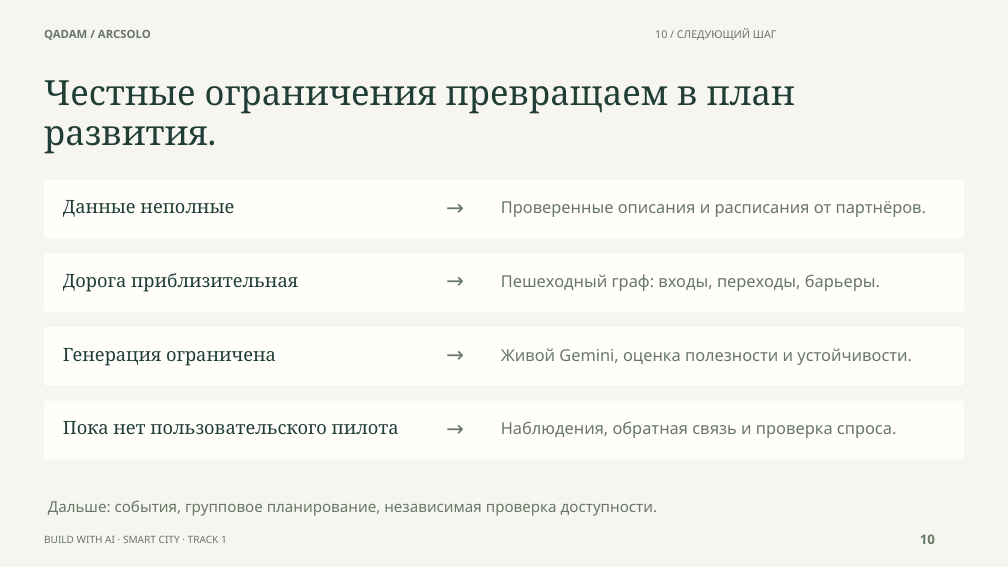
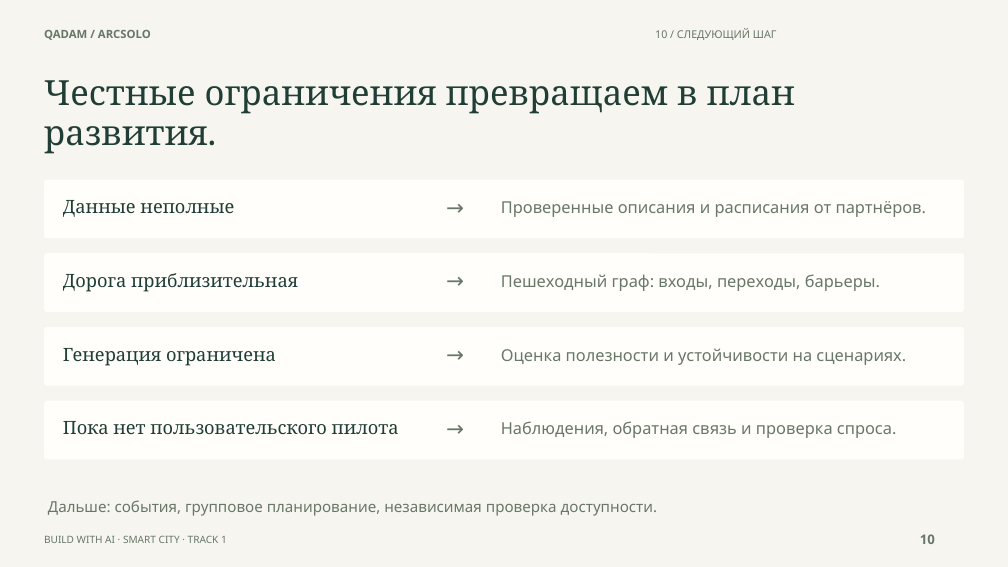
Before and after one commit to Csadow/qadam-astana, a slide deck: slide 10 of presentation/Qadam_ArcSolo_pitch_RU.pptx. Drawn at 1008x567 pixels with LibreOffice and Linux fonts; fonts in the diff are those of the drawing. Boxes give left, top, right and bottom in pixels: in the first picture for what was removed or moved away, otherwise in the second. Text is boxed around its words. In the diff, an @@ line names an element or a change of style, - is before the commit and + after.

Commit message:
Verify live Gemini and refresh pitch and demo evidence

```diff
--- a/presentation/Qadam_ArcSolo_pitch_RU.pptx
+++ b/presentation/Qadam_ArcSolo_pitch_RU.pptx
@@ text at [501,348,906,365]: text changed @@
-Живой Gemini, оценка полезности и устойчивости.
+Оценка полезности и устойчивости на сценариях.
```
Also in this commit, not shown: 1 other slide changed, 15 other files.
